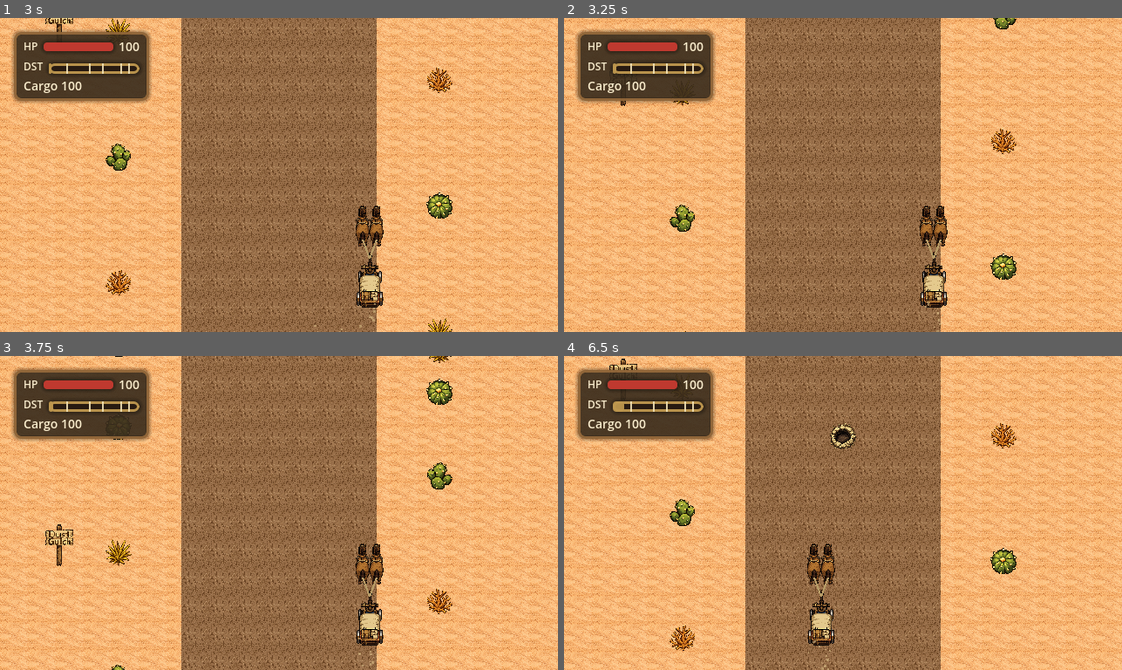
Above: before the commit, frames 1-4 (two rows, left to right).
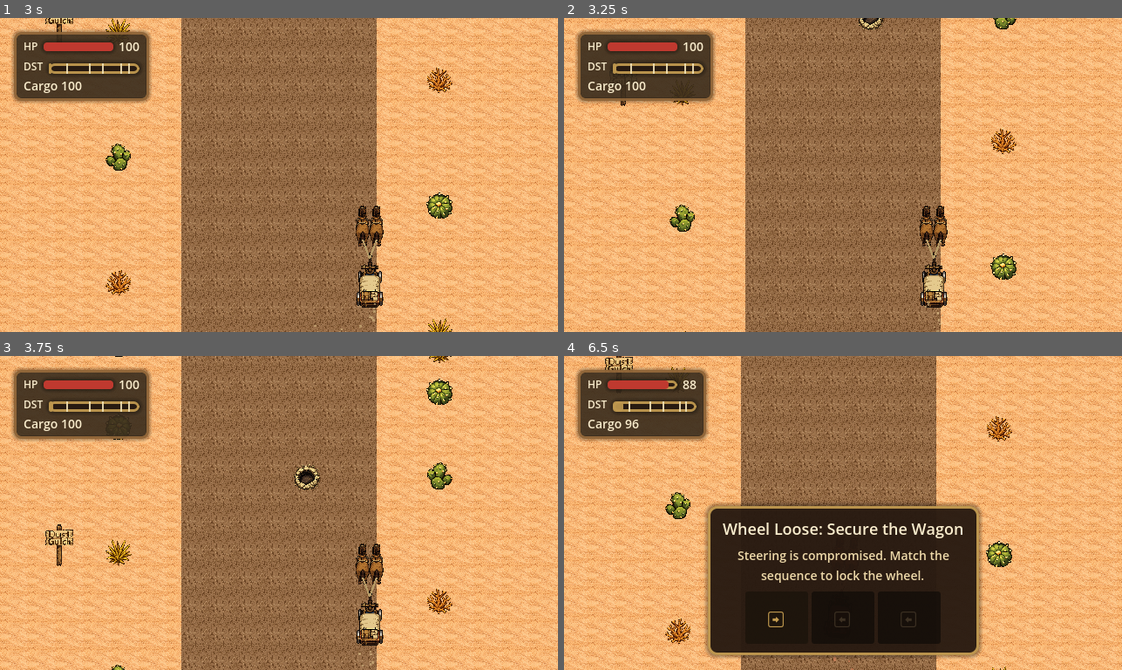
Above: after the commit, the same moments.

Repository: bbenefield89/The-Last-Delivery-to-Dust-Gulch
Game: Godot game, scene res://Scenes/AppRoot/AppRoot.tscn
The game is run twice, just before and just after one commit, with the same random seed, the same clock (stepped at 60 frames per second) and the same inputs. Sound files missing from this copy of the repository are replaced by a short silence.
Inputs (mouse positions are in pixels of both pictures, inside the frame that each line leads up to):
- Up to frame 1 (3 s): click "Play" at 0.5 s; click "Play" at 1.25 s; tap Enter (ui_accept) at 2, 2.27 s; move the mouse to (401, 159) at 2.02 s; hold D (steer_right) 2.03-2.75 s; tap T (return_to_title) at 2.1 s; click (401, 159) at 2.17 s; drag from (167, 190) to (251, 237) at 2.77 s
- Up to frame 2 (3.25 s): no input
- Up to frame 3 (3.75 s): move the mouse to (334, 443) at 3.52 s; hold D (steer_right) from 3.53 s (still down); tap Alt at 3.6 s
- Up to frame 4 (6.5 s): release D (steer_right) at 4.25 s; drag from (815, 575) to (675, 465) at 4.27 s; move the mouse to (1010, 560) at 5.02 s; hold A (steer_left) 5.03-5.75 s; tap Backspace at 5.1 s; tap Enter (ui_accept) at 5.27 s; drag from (675, 465) to (759, 434) at 5.77 s

Frame 1 is identical in both runs. In frame 2, 0.1% of the frame differs, in the area x 52-58%, y 0-4%; in frame 3, 0.3%; in frame 4, 49%, in the area x 0-100%, y 0-100%.

Commit message:
feat(run-phases): tune early route pressure

Diff:
--- a/Scripts/Hazards/hazard_spawner.gd
+++ b/Scripts/Hazards/hazard_spawner.gd
@@ -27,6 +27,9 @@
 const ROUTE_PHASE_CROSSING_BEAT_END := 0.60
 const ROUTE_PHASE_CLUTTER_BEAT_END := 0.80
 const ROUTE_PHASE_RESET_BEFORE_FINALE_END := 0.88
+const WARM_UP_LANE_INDICES: Array[int] = [2, 3, 4]
+const FIRST_TROUBLE_LANE_INDICES: Array[int] = [1, 2, 3, 4, 5]
+const FULL_ROAD_LANE_INDICES: Array[int] = [0, 1, 2, 3, 4, 5, 6]
 
 # Public Fields: Export
 
@@ -89,10 +92,10 @@
 func _prime_next_spawn() -> void:
 	var band := _get_active_band()
 	var hazard_type := _roll_hazard_type(band.weights)
-	var lane_index := _roll_lane_index()
+	var lane_index := _roll_lane_index(band.lane_indices)
 	var plan := SpawnPlan.new(hazard_type, lane_index, _roll_spacing(band))
 	if band.allows_pressure_pair:
-		var pressure_lane := _get_pressure_lane_index(lane_index)
+		var pressure_lane := _get_pressure_lane_index(lane_index, band.lane_indices)
 		if pressure_lane != lane_index:
 			plan.pressure_pair_type = _roll_pressure_pair_type(hazard_type, band.weights)
 			plan.pressure_pair_lane_index = pressure_lane
@@ -128,15 +131,15 @@
 func _get_active_band() -> SpawnBand:
 	match _get_route_phase(_route_progress_ratio):
 		ROUTE_PHASE_WARM_UP:
-			return SpawnBand.new(520.0, 660.0, 10, 2, 0, 0, false)
+			return SpawnBand.new(280.0, 360.0, 9, 2, 0, 0, false, WARM_UP_LANE_INDICES)
 		ROUTE_PHASE_FIRST_TROUBLE:
-			return SpawnBand.new(440.0, 560.0, 6, 2, 2, 0, false)
+			return SpawnBand.new(220.0, 320.0, 4, 3, 3, 0, false, FIRST_TROUBLE_LANE_INDICES)
 		ROUTE_PHASE_CROSSING_BEAT:
-			return SpawnBand.new(340.0, 450.0, 2, 1, 4, 4, true)
+			return SpawnBand.new(230.0, 320.0, 1, 1, 5, 4, true, FULL_ROAD_LANE_INDICES)
 		ROUTE_PHASE_CLUTTER_BEAT:
-			return SpawnBand.new(300.0, 400.0, 5, 4, 1, 0, true)
+			return SpawnBand.new(210.0, 290.0, 3, 6, 1, 0, true, FULL_ROAD_LANE_INDICES)
 		_:
-			return SpawnBand.new(480.0, 620.0, 6, 2, 1, 0, false)
+			return SpawnBand.new(320.0, 420.0, 5, 4, 1, 0, false, FULL_ROAD_LANE_INDICES)
 
 
 ## Returns the current authored phase for one route-progress ratio.
@@ -179,9 +182,13 @@
 	return _rng.randf_range(band.spacing_min, band.spacing_max)
 
 
-## Rolls one lane index from the full 7-tile road grid.
-func _roll_lane_index() -> int:
-	return _rng.randi_range(0, LANE_X_POSITIONS.size() - 1)
+## Rolls one lane index from the supplied road subset.
+func _roll_lane_index(allowed_lane_indices: Array[int] = FULL_ROAD_LANE_INDICES) -> int:
+	if allowed_lane_indices.is_empty():
+		return _rng.randi_range(0, LANE_X_POSITIONS.size() - 1)
+
+	var resolved_roll_index := _rng.randi_range(0, allowed_lane_indices.size() - 1)
+	return _resolve_lane_index(allowed_lane_indices[resolved_roll_index])
 
 
 ## Clamps one lane selection to the valid 7-tile road grid.
@@ -199,11 +206,11 @@
 	return Vector2(_get_lane_center_x(lane_index), y_position)
 
 
-## Chooses a secondary lane from the same 7-tile grid while avoiding the primary lane.
-func _get_pressure_lane_index(primary_lane_index: int) -> int:
-	var pressure_lane_index := _roll_lane_index()
+## Chooses a secondary lane from the allowed subset while avoiding the primary lane.
+func _get_pressure_lane_index(primary_lane_index: int, allowed_lane_indices: Array[int]) -> int:
+	var pressure_lane_index := _roll_lane_index(allowed_lane_indices)
 	while pressure_lane_index == primary_lane_index:
-		pressure_lane_index = _roll_lane_index()
+		pressure_lane_index = _roll_lane_index(allowed_lane_indices)
 	return pressure_lane_index
 
 
@@ -413,6 +420,7 @@
 	var spacing_max: float
 	var weights: HazardWeights
 	var allows_pressure_pair: bool
+	var lane_indices: Array[int]
 
 
 	## Stores spacing bounds, type weights, and late-pressure eligibility.
@@ -423,12 +431,14 @@
 		rock_weight: int,
 		tumbleweed_weight: int,
 		livestock_weight: int,
-		allows_pressure_pair_value: bool
+		allows_pressure_pair_value: bool,
+		lane_indices_value: Array[int]
 	) -> void:
 		spacing_min = spacing_min_value
 		spacing_max = spacing_max_value
 		weights = HazardWeights.new(pothole_weight, rock_weight, tumbleweed_weight, livestock_weight)
 		allows_pressure_pair = allows_pressure_pair_value
+		lane_indices = lane_indices_value.duplicate()
 
 
 class HazardWeights:
--- a/Tests/Unit/test_hazard_spawner.gd
+++ b/Tests/Unit/test_hazard_spawner.gd
@@ -35,7 +35,8 @@
 	rock_weight: int,
 	tumbleweed_weight: int,
 	livestock_weight: int,
-	allows_pressure_pair: bool
+	allows_pressure_pair: bool,
+	expected_lane_indices: Array[int]
 ) -> void:
 	spawner._route_progress_ratio = progress_ratio
 	var route_phase: StringName = spawner._get_route_phase(progress_ratio)
@@ -49,6 +50,7 @@
 	assert_eq(band.weights.tumbleweed, tumbleweed_weight)
 	assert_eq(band.weights.livestock, livestock_weight)
 	assert_eq(band.allows_pressure_pair, allows_pressure_pair)
+	assert_eq(band.lane_indices, expected_lane_indices)
 
 
 ## Verifies the literal DG-26 phase windows switch to the authored spawn profiles.
@@ -56,17 +58,149 @@
 	var spawner := _create_seeded_spawner()
 	await wait_process_frames(1)
 
-	_assert_route_phase_band(spawner, 0.0, spawner.ROUTE_PHASE_WARM_UP, 520.0, 660.0, 10, 2, 0, 0, false)
-	_assert_route_phase_band(spawner, 0.199, spawner.ROUTE_PHASE_WARM_UP, 520.0, 660.0, 10, 2, 0, 0, false)
-	_assert_route_phase_band(spawner, 0.2, spawner.ROUTE_PHASE_FIRST_TROUBLE, 440.0, 560.0, 6, 2, 2, 0, false)
-	_assert_route_phase_band(spawner, 0.449, spawner.ROUTE_PHASE_FIRST_TROUBLE, 440.0, 560.0, 6, 2, 2, 0, false)
-	_assert_route_phase_band(spawner, 0.45, spawner.ROUTE_PHASE_CROSSING_BEAT, 340.0, 450.0, 2, 1, 4, 4, true)
-	_assert_route_phase_band(spawner, 0.599, spawner.ROUTE_PHASE_CROSSING_BEAT, 340.0, 450.0, 2, 1, 4, 4, true)
-	_assert_route_phase_band(spawner, 0.6, spawner.ROUTE_PHASE_CLUTTER_BEAT, 300.0, 400.0, 5, 4, 1, 0, true)
-	_assert_route_phase_band(spawner, 0.799, spawner.ROUTE_PHASE_CLUTTER_BEAT, 300.0, 400.0, 5, 4, 1, 0, true)
-	_assert_route_phase_band(spawner, 0.8, spawner.ROUTE_PHASE_RESET_BEFORE_FINALE, 480.0, 620.0, 6, 2, 1, 0, false)
-	_assert_route_phase_band(spawner, 0.879, spawner.ROUTE_PHASE_RESET_BEFORE_FINALE, 480.0, 620.0, 6, 2, 1, 0, false)
-	_assert_route_phase_band(spawner, 0.88, spawner.ROUTE_PHASE_RESET_BEFORE_FINALE, 480.0, 620.0, 6, 2, 1, 0, false)
+	_assert_route_phase_band(
+		spawner,
+		0.0,
+		spawner.ROUTE_PHASE_WARM_UP,
+		280.0,
+		360.0,
+		9,
+		2,
+		0,
+		0,
+		false,
+		spawner.WARM_UP_LANE_INDICES
+	)
+	_assert_route_phase_band(
+		spawner,
+		0.199,
+		spawner.ROUTE_PHASE_WARM_UP,
+		280.0,
+		360.0,
+		9,
+		2,
+		0,
+		0,
+		false,
+		spawner.WARM_UP_LANE_INDICES
+	)
+	_assert_route_phase_band(
+		spawner,
+		0.2,
+		spawner.ROUTE_PHASE_FIRST_TROUBLE,
+		220.0,
+		320.0,
+		4,
+		3,
+		3,
+		0,
+		false,
+		spawner.FIRST_TROUBLE_LANE_INDICES
+	)
+	_assert_route_phase_band(
+		spawner,
+		0.449,
+		spawner.ROUTE_PHASE_FIRST_TROUBLE,
+		220.0,
+		320.0,
+		4,
+		3,
+		3,
+		0,
+		false,
+		spawner.FIRST_TROUBLE_LANE_INDICES
+	)
+	_assert_route_phase_band(
+		spawner,
+		0.45,
+		spawner.ROUTE_PHASE_CROSSING_BEAT,
+		230.0,
+		320.0,
+		1,
+		1,
+		5,
+		4,
+		true,
+		spawner.FULL_ROAD_LANE_INDICES
+	)
+	_assert_route_phase_band(
+		spawner,
+		0.599,
+		spawner.ROUTE_PHASE_CROSSING_BEAT,
+		230.0,
+		320.0,
+		1,
+		1,
+		5,
+		4,
+		true,
+		spawner.FULL_ROAD_LANE_INDICES
+	)
+	_assert_route_phase_band(
+		spawner,
+		0.6,
+		spawner.ROUTE_PHASE_CLUTTER_BEAT,
+		210.0,
+		290.0,
+		3,
+		6,
+		1,
+		0,
+		true,
+		spawner.FULL_ROAD_LANE_INDICES
+	)
+	_assert_route_phase_band(
+		spawner,
+		0.799,
+		spawner.ROUTE_PHASE_CLUTTER_BEAT,
+		210.0,
+		290.0,
+		3,
+		6,
+		1,
+		0,
+		true,
+		spawner.FULL_ROAD_LANE_INDICES
+	)
+	_assert_route_phase_band(
+		spawner,
+		0.8,
+		spawner.ROUTE_PHASE_RESET_BEFORE_FINALE,
+		320.0,
+		420.0,
+		5,
+		4,
+		1,
+		0,
+		false,
+		spawner.FULL_ROAD_LANE_INDICES
+	)
+	_assert_route_phase_band(
+		spawner,
+		0.879,
+		spawner.ROUTE_PHASE_RESET_BEFORE_FINALE,
+		320.0,
+		420.0,
+		5,
+		4,
+		1,
+		0,
+		false,
+		spawner.FULL_ROAD_LANE_INDICES
+	)
+	_assert_route_phase_band(
+		spawner,
+		0.88,
+		spawner.ROUTE_PHASE_RESET_BEFORE_FINALE,
+		320.0,
+		420.0,
+		5,
+		4,
+		1,
+		0,
+		false,
+		spawner.FULL_ROAD_LANE_INDICES
+	)
 
 
 func test_seeded_spawn_plan_advance_uses_rolled_lane_and_type_metadata() -> void:
@@ -92,16 +226,16 @@
 
 	for roll_index in range(12):
 		var early_plan = _prime_seeded_plan(spawner, 100 + roll_index, 0.1)
-		assert_true(early_plan.spacing >= 520.0)
-		assert_true(early_plan.spacing <= 660.0)
+		assert_true(early_plan.spacing >= 280.0)
+		assert_true(early_plan.spacing <= 360.0)
 
 		var mid_plan = _prime_seeded_plan(spawner, 200 + roll_index, 0.5)
-		assert_true(mid_plan.spacing >= 340.0)
-		assert_true(mid_plan.spacing <= 450.0)
+		assert_true(mid_plan.spacing >= 230.0)
+		assert_true(mid_plan.spacing <= 320.0)
 
 		var late_plan = _prime_seeded_plan(spawner, 300 + roll_index, 0.9)
-		assert_true(late_plan.spacing >= 480.0)
-		assert_true(late_plan.spacing <= 620.0)
+		assert_true(late_plan.spacing >= 320.0)
+		assert_true(late_plan.spacing <= 420.0)
 
 
 func test_seeded_rolls_randomize_lane_selection_across_seven_lanes() -> void:
@@ -118,6 +252,28 @@
 		HazardSpawnerType.LANE_X_POSITIONS,
 		[-96.0, -64.0, -32.0, 0.0, 32.0, 64.0, 96.0]
 	)
+
+
+## Verifies the opener phases bias hazards toward the center lanes so idle center play is taught to dodge.
+func test_opening_phases_when_sampled_then_lane_selection_stays_center_biased() -> void:
+	var spawner := _create_seeded_spawner()
+	await wait_process_frames(1)
+
+	var warm_up_lane_indices: Dictionary = {}
+	var first_trouble_lane_indices: Dictionary = {}
+	for roll_index in range(240):
+		var warm_up_plan = _prime_seeded_plan(spawner, 1400 + roll_index, 0.1)
+		var first_trouble_plan = _prime_seeded_plan(spawner, 1800 + roll_index, 0.3)
+		warm_up_lane_indices[warm_up_plan.lane_index] = true
+		first_trouble_lane_indices[first_trouble_plan.lane_index] = true
+
+	var warm_up_lane_keys: Array = warm_up_lane_indices.keys()
+	var first_trouble_lane_keys: Array = first_trouble_lane_indices.keys()
+	warm_up_lane_keys.sort()
+	first_trouble_lane_keys.sort()
+
+	assert_eq(warm_up_lane_keys, spawner.WARM_UP_LANE_INDICES)
+	assert_eq(first_trouble_lane_keys, spawner.FIRST_TROUBLE_LANE_INDICES)
 
 
 ## Verifies pressure pairs only appear in the phases that author them.
@@ -191,12 +347,14 @@
 
 	assert_eq(warm_up_counts[&"tumbleweed"], 0)
 	assert_eq(warm_up_counts[&"livestock"], 0)
+	assert_true(warm_up_counts[&"pothole"] > warm_up_counts[&"rock"])
 	assert_true(first_trouble_counts[&"tumbleweed"] > 0)
 	assert_eq(first_trouble_counts[&"livestock"], 0)
-	assert_true(crossing_counts[&"tumbleweed"] > 0)
-	assert_true(crossing_counts[&"livestock"] > 0)
-	assert_true(clutter_counts[&"pothole"] > clutter_counts[&"tumbleweed"])
-	assert_true(clutter_counts[&"rock"] > clutter_counts[&"livestock"])
+	assert_true(first_trouble_counts[&"pothole"] > first_trouble_counts[&"rock"])
+	assert_true(crossing_counts[&"tumbleweed"] > crossing_counts[&"pothole"])
+	assert_true(crossing_counts[&"livestock"] > crossing_counts[&"rock"])
+	assert_true(clutter_counts[&"rock"] > clutter_counts[&"pothole"])
+	assert_true(clutter_counts[&"rock"] > clutter_counts[&"tumbleweed"])
 	assert_true(reset_counts[&"pothole"] > reset_counts[&"rock"])
 	assert_true(reset_counts[&"tumbleweed"] > 0)
 
@@ -391,6 +549,17 @@
 		assert_true(pothole_count > rock_count)
 
 
+## Verifies the clutter beat makes rocks the dominant blocker instead of a rarity.
+func test_clutter_beat_when_sampled_many_times_then_rocks_outnumber_potholes() -> void:
+	var spawner := _create_seeded_spawner()
+	await wait_process_frames(1)
+
+	var clutter_counts := _sample_primary_hazard_counts(spawner, 0.7, 600, 9000)
+
+	assert_true(clutter_counts[&"rock"] > clutter_counts[&"pothole"])
+	assert_true(clutter_counts[&"rock"] > clutter_counts[&"tumbleweed"])
+
+
 ## Verifies each authored route phase produces the intended hazard mix.
 func test_spawn_usage_when_sampled_across_route_phases_then_roles_follow_the_intended_mix() -> void:
 	var spawner := _create_seeded_spawner()
@@ -407,6 +576,7 @@
 	assert_true(warm_up_counts[&"pothole"] > warm_up_counts[&"rock"])
 
 	assert_true(first_trouble_counts[&"pothole"] > first_trouble_counts[&"rock"])
+	assert_true(first_trouble_counts[&"rock"] > 0)
 	assert_true(first_trouble_counts[&"tumbleweed"] > 0)
 	assert_eq(first_trouble_counts[&"livestock"], 0)
 
@@ -417,7 +587,7 @@
 			> crossing_counts[&"pothole"] + crossing_counts[&"rock"]
 	)
 
-	assert_true(clutter_counts[&"pothole"] > clutter_counts[&"tumbleweed"])
+	assert_true(clutter_counts[&"rock"] > clutter_counts[&"pothole"])
 	assert_true(clutter_counts[&"rock"] > clutter_counts[&"livestock"])
 	assert_true(
 		clutter_counts[&"pothole"] + clutter_counts[&"rock"]
Not shown, changed: kanban_tasks_data.kanban
